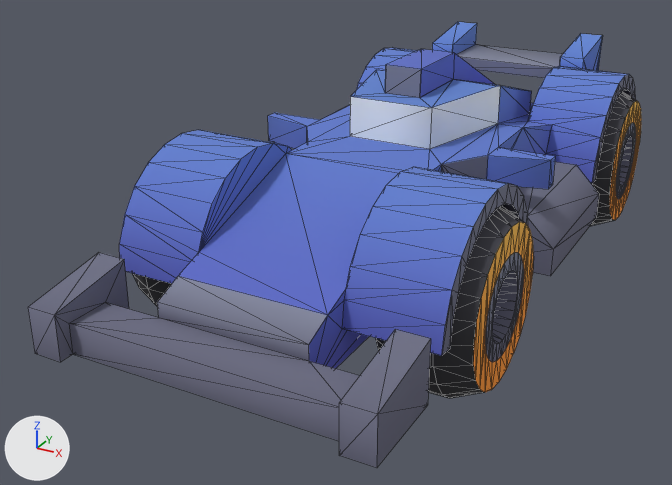
The glTF model public/models/cars/race-future.glb, before and after one commit.
Before and after are seen from a 50 mm lens placed at (1.34, -2.96, 1.57), pointed at (-0.18, -0.21, 0.2). Lighting does not change. The marker at lower left points along +X, +Y and +Z. The first picture is the older version. Mesh edges are drawn as thin lines. Vertices at exactly the same position are counted once.

In view in the first picture: 'body', 'wheel-back-left', 'wheel-front-left' and 1 more.
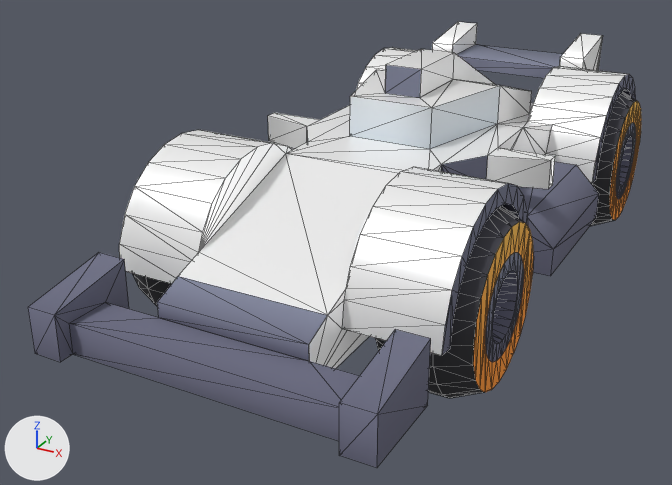
Changed parts and their boxes (x1, y1, x2, y2) in the pictures (672 x 485 px):
part 1 of me_body, recoloured (lighter)
    both: (119, 22, 629, 369)

Diff of the bpy script that builds the scene:
```diff
--- a/public/models/cars/race-future.glb.py
+++ b/public/models/cars/race-future.glb.py
@@ mat_paint @@
+mat_paint = principled_material('paint')
+mat_paint.base_color = (1.0, 1.0, 1.0)  # white #ffffff
+mat_paint.metallic = 0.3
+mat_paint.roughness = 0.35
@@ me_body @@
 me_body.from_pydata(...)  # 364 vertices, 740 faces; spans x -0.6..0.6, y -1.33..1.33, z 0.0..0.63
 # used by ob_body; location = (0.0, 0.0, 0.2)
+# me_body part 1: 416 faces spanning x -0.55..0.55, y -1.13..1.33, z 0.0..0.63 switch from mat_colormap to mat_paint (white #ffffff)
```
